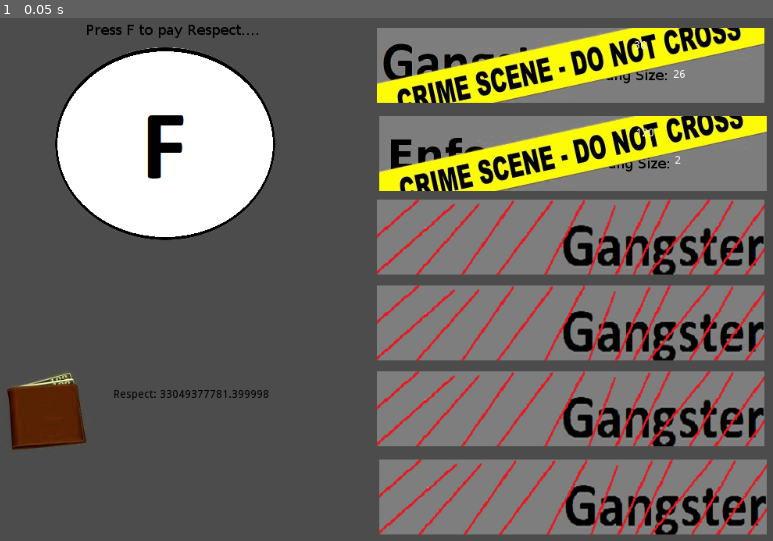
Above: before the commit, frame 1.
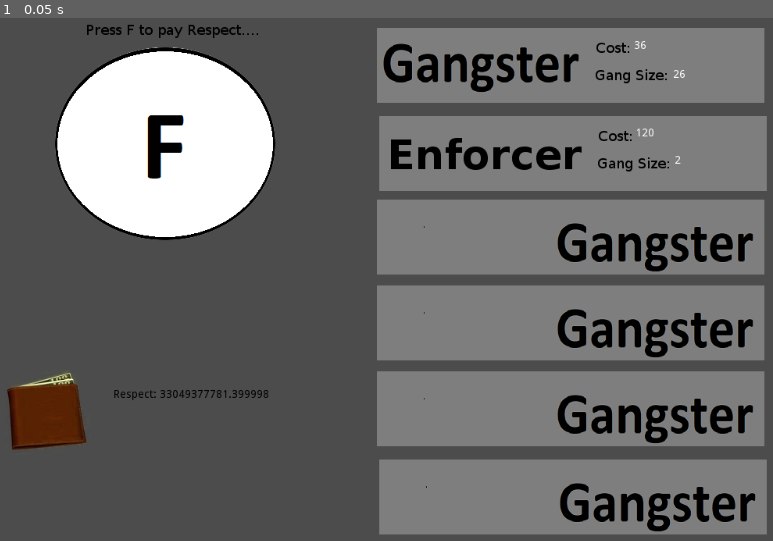
Above: after the commit, the same moment.

Repository: YesDevBois/MafiaClicker
Game: Godot game, scene res://Scenes/Control.tscn
The game is run twice, just before and just after one commit, with the same random seed, the same clock (stepped at 60 frames per second) and the same inputs.
Inputs:
- Up to frame 1 (0.05 s): no input

The runs differ from the first frame. In frame 1, 15% of the frame differs, in the area x 48-100%, y 1-99%.

Commit message:
k

Diff:
--- a/Scenes/Control.tscn
+++ b/Scenes/Control.tscn
@@ -433,6 +433,18 @@
 shortcut = null
 group = null
 
+[connection signal="enable_button" from="F" to="F/Gangster" method="_on_F_enable_button"]
+
+[connection signal="enable_button" from="F" to="F/Enforcer" method="_on_F_enable_button"]
+
+[connection signal="enable_button" from="F" to="F/Framer" method="_on_F_enable_button"]
+
+[connection signal="enable_button" from="F" to="F/Consig" method="_on_F_enable_button"]
+
+[connection signal="enable_button" from="F" to="F/Hitman" method="_on_F_enable_button"]
+
+[connection signal="enable_button" from="F" to="F/Godfather" method="_on_F_enable_button"]
+
 [connection signal="pressed" from="F" to="F" method="_on_F_pressed"]
 
 [connection signal="pressed" from="F/Gangster" to="F" method="_on_Gangster_pressed"]
@@ -445,22 +457,32 @@
 
 [connection signal="pressed" from="F/Enforcer" to="F/Enforcer" method="_on_Enforcer_pressed"]
 
+[connection signal="respect_from_enforcers" from="F/Enforcer" to="F" method="_on_Enforcer_respect_from_enforcers"]
+
 [connection signal="pressed" from="F/Framer" to="F" method="_on_Framer_pressed"]
 
 [connection signal="pressed" from="F/Framer" to="F/Framer" method="_on_Framer_pressed"]
 
+[connection signal="respect_from_framers" from="F/Framer" to="F" method="_on_Framer_respect_from_framers"]
+
 [connection signal="pressed" from="F/Consig" to="F" method="_on_Consig_pressed"]
 
 [connection signal="pressed" from="F/Consig" to="F/Consig" method="_on_Consig_pressed"]
 
+[connection signal="respect_from_consigs" from="F/Consig" to="F" method="_on_Consig_respect_from_consigs"]
+
 [connection signal="pressed" from="F/Hitman" to="F" method="_on_Hitman_pressed"]
 
 [connection signal="pressed" from="F/Hitman" to="F/Hitman" method="_on_Hitman_pressed"]
 
+[connection signal="respect_from_hitmen" from="F/Hitman" to="F" method="_on_Hitman_respect_from_hitmen"]
+
 [connection signal="pressed" from="F/Godfather" to="F" method="_on_Godfather_pressed"]
 
 [connection signal="pressed" from="F/Godfather" to="F/Godfather" method="_on_Godfather_pressed"]
 
+[connection signal="respect_from_godfathers" from="F/Godfather" to="F" method="_on_Godfather_respect_from_godfathers"]
+
 [connection signal="timeout" from="GlobalTimer" to="F/Gangster" method="_on_GlobalTimer_timeout"]
 
 [connection signal="timeout" from="GlobalTimer" to="F/Enforcer" method="_on_GlobalTimer_timeout"]
--- a/Scripts/F_Button.gd
+++ b/Scripts/F_Button.gd
@@ -22,7 +22,7 @@
 
 func _ready():
 
-	# This allows spacebar to be used to for only incrementing F
+	# This allows spacebar to be used for only incrementing F
 	set_focus_mode(FOCUS_ALL)
 	grab_focus()
 
@@ -34,7 +34,6 @@
 	Godfather.hide()
 
 
-
 	if( Gangster.amount > 0):
 		Gangster.show()
 
@@ -55,8 +54,6 @@
 
 	#unix time is used to calculate how long the game has been closed
 	update_respect(savetime, OS.get_unix_time())
-
-
 
 #every frame checks to if any button can be enabled
 #enables if wallet >= button.cost, disables if not
--- a/Scripts/Gangster.gd
+++ b/Scripts/Gangster.gd
@@ -14,7 +14,6 @@
 func _ready():
 	# This allows spacebar to be used to for only incrementing F
 	set_focus_mode(FOCUS_NONE)
-
 	costmultiplier = 1.0 + (amount*0.1)
 	cost = basecost*costmultiplier
 
@@ -44,6 +43,7 @@
 func _on_F_enable_button(me, boolval):
 	if(me == 0):
 		set_disabled(!boolval)
+
 func save():
 	var save_dict = {
 
@@ -52,5 +52,4 @@
 	}
 	return save_dict
 
-
 #all child nodes act exactly as this one with differing base cost
